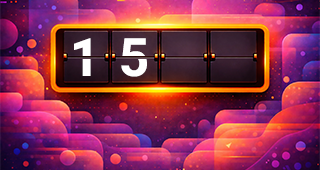
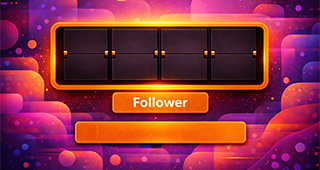
Layered file, before and after one edit (320×170). Changes by layer:
removed layer "ChatGPT Image 14. Feb. 2026, 16_56_06 copy" over [68, 56, 253, 59]
added layer "ChatGPT Image 14. Feb. 2026, 22_15_40 copy" above "5" over [67, 55, 252, 57]
hid "5" over [121, 38, 147, 77]
hid "1" over [74, 38, 91, 76]
removed layer "ChatGPT Image 14. Feb. 2026, 16_56_06" over [0, 0, 320, 170]
added layer "ChatGPT Image 14. Feb. 2026, 22_15_40" above "Background" over [0, 0, 320, 170]
hid "Background" over [0, 0, 320, 170]
